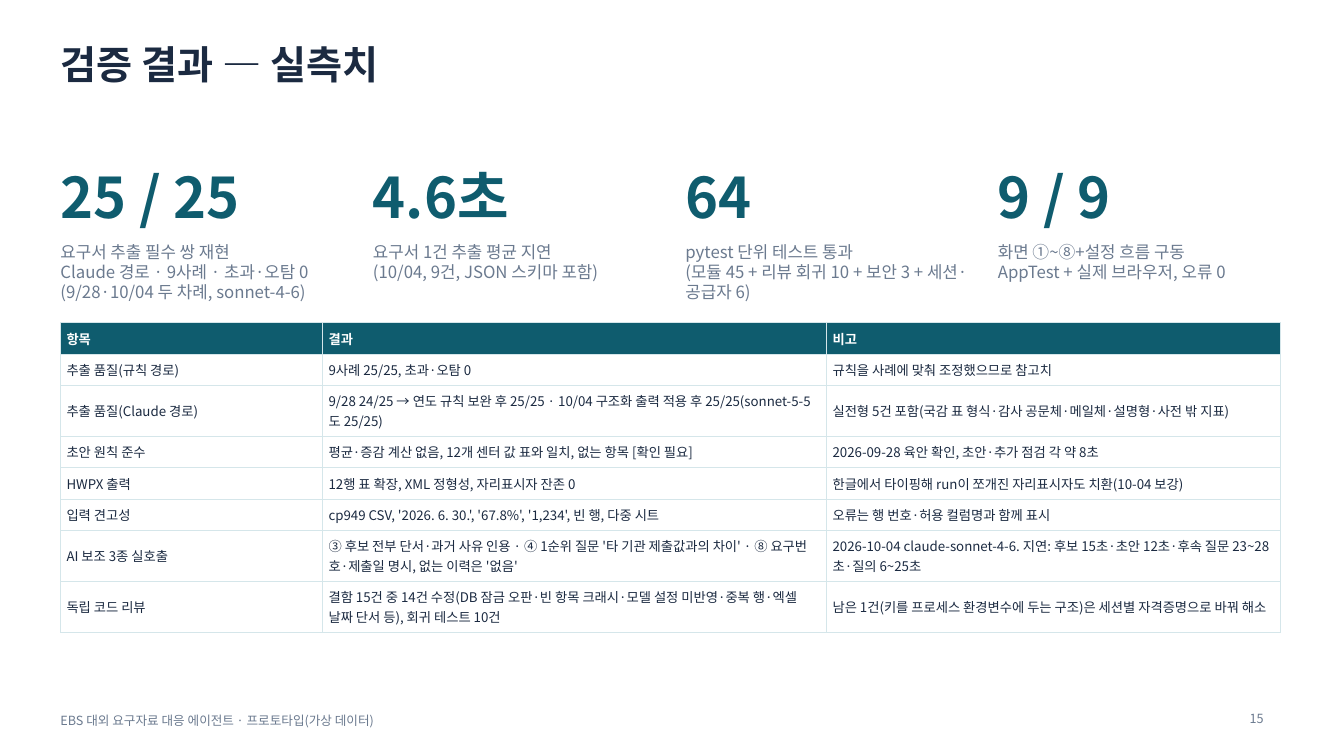
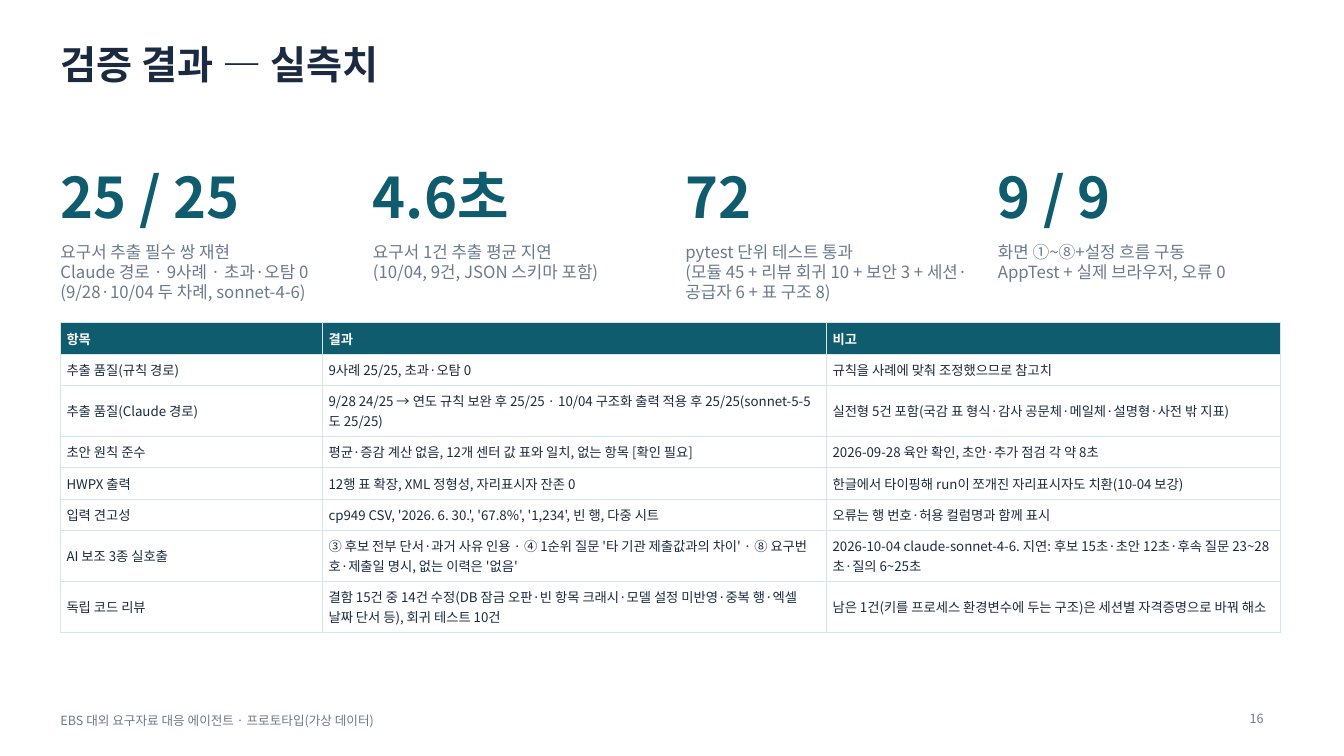
Before and after one commit to lts134/ebsjajucenter, a slide deck: slide 16 of app/docs/발표자료_EBS_요구자료대응에이전트.pptx (slide 15 before the commit). Drawn at 1344x756 pixels with LibreOffice and Linux fonts; fonts in the diff are those of the drawing. Boxes give left, top, right and bottom in pixels: in the first picture for what was removed or moved away, otherwise in the second. Text is boxed around its words. In the diff, an @@ line names an element or a change of style, - is before the commit and + after.

```diff
--- a/app/docs/발표자료_EBS_요구자료대응에이전트.pptx
+++ b/app/docs/발표자료_EBS_요구자료대응에이전트.pptx
@@ text at (685, 175, 751, 218): text changed @@
-64
+72
@@ text at (685, 261, 967, 301): text changed @@
-(모듈 45 + 리뷰 회귀 10 + 보안 3 + 세션·공급자 6)
+(모듈 45 + 리뷰 회귀 10 + 보안 3 + 세션·공급자 6 + 표 구조 8)
```
Also in this commit, not shown: 1 other slide changed, 1 slide added, 19 other files.
